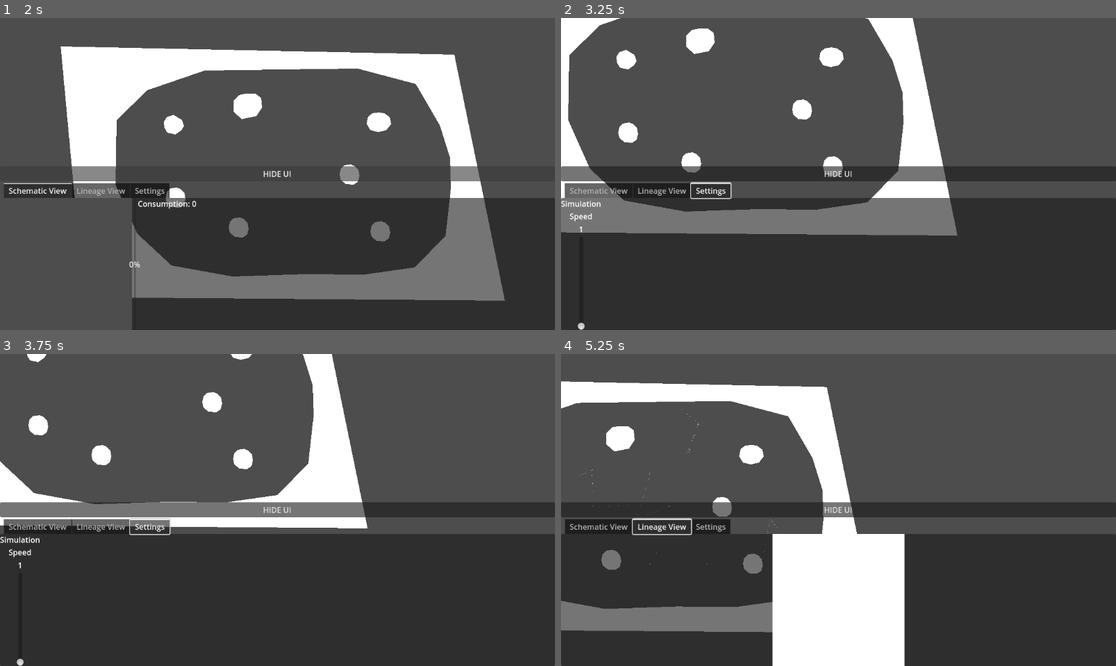
Above: before the commit, frames 1-4 (two rows, left to right).
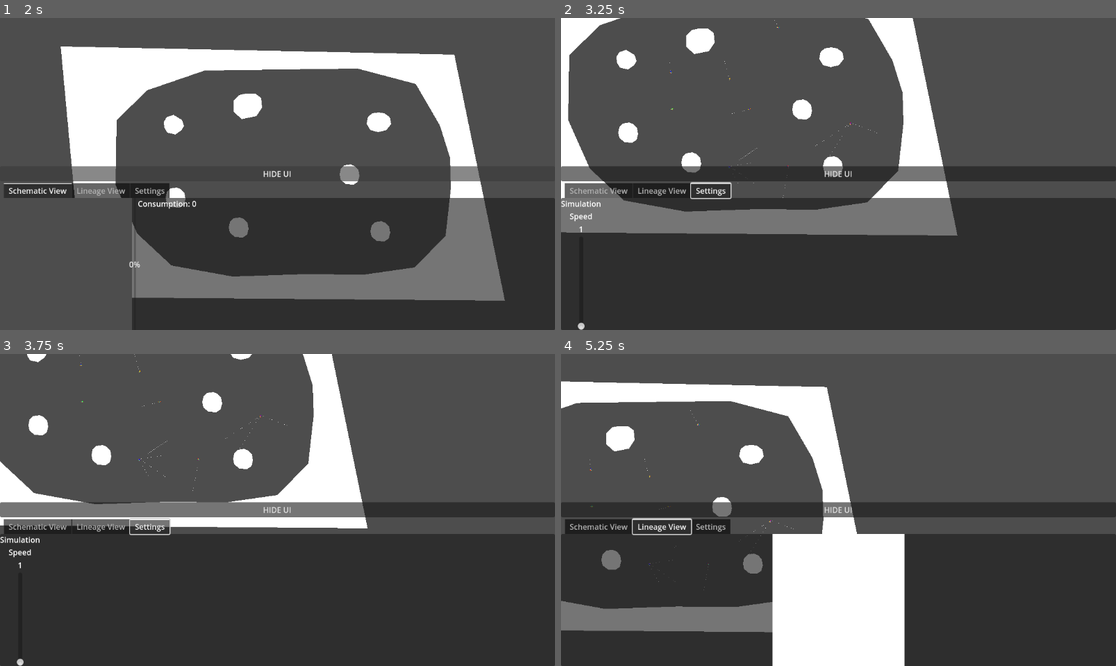
Above: after the commit, the same moments.

Repository: 06gusmog/EVOLUTIONATOR-4000
Game: Godot game, scene res://Misc/world.tscn
The game is run twice, just before and just after one commit, with the same random seed, the same clock (stepped at 60 frames per second) and the same inputs.
Inputs (mouse positions are in pixels of both pictures, inside the frame that each line leads up to):
- Up to frame 1 (2 s): click "HIDE UI" at 0.5 s; click "SHOW UI" at 1.25 s
- Up to frame 2 (3.25 s): tap Enter at 2 s; move the mouse to (960, 158) at 2.02 s; hold Right (right) 2.03-2.78 s; tap P (test input) at 2.1, 3.05 s; move the mouse to (727, 189) at 2.77 s; hold Down (down) from 2.78 s (still down); click (727, 189) at 2.85 s
- Up to frame 3 (3.75 s): move the mouse to (333, 441) at 3.52 s; release Down (down) at 3.53 s; hold Right (right) from 3.53 s (still down); tap P (test input) at 3.6 s
- Up to frame 4 (5.25 s): move the mouse to (810, 572) at 4.27 s; release Right (right) at 4.28 s; hold Up (up) 4.28-5.03 s; tap Shift (zoom_in) at 4.35 s; tap P (test input) at 4.55 s; move the mouse to (672, 559) at 5.02 s; hold Left (left) from 5.03 s (still down); tap Ctrl (zoom_out) at 5.1 s

Frame 1 is identical in both runs. In frame 2, less than 0.1% of the frame differs, in the area x 19-57%, y 0-58%; in frame 3, less than 0.1%; in frame 4, less than 0.1%, in the area x 3-42%, y 17-76%.
Error before the commit: Attempt to call function 'store_line' in base 'null instance' on a null instance. (res://Misc/SimulationHandler.gd:152)

Commit message:
final stretch

Diff:
--- a/Godot/Misc/Creature.gd
+++ b/Godot/Misc/Creature.gd
@@ -133,6 +133,9 @@
 		"pos_x": position.x,
 		"pos_y": position.y,
 		"rotation": rotation,
+		"vel_x": linear_velocity.x,
+		"vel_y": linear_velocity.y,
+		"vel_rotation": angular_velocity,
 		"energy": energy,
 		"cells": saved_cells,
 		"mass": mass,
@@ -154,6 +157,8 @@
 
 	position = Vector2(data['pos_x'], data['pos_y'])
 	rotation = data['rotation']
+	linear_velocity = Vector2(data['vel_x'], data['vel_y'])
+	angular_velocity = data['vel_rotation']
 	for cellID in data['cells']:
 		var cell_data = data['cells'][cellID]
 		var cell_base = load("res://Cell Types/Scenes/" + cell_data['type'])
--- a/Godot/Misc/SimulationHandler.gd
+++ b/Godot/Misc/SimulationHandler.gd
@@ -160,7 +160,7 @@
 		for RNA in loaded_DNA:
 			loaded_DNA[i]['Position'] = var_to_str(RNA['Position'])
 			i += 1
-		creature_tree_dict[creatureID] = loaded_DNA
+		creature_tree_dict[creatureID][4] = loaded_DNA
 	var tree_str = JSON.stringify(creature_tree_dict)
 	save_file.store_line(tree_str)
 
@@ -202,9 +202,10 @@
 		var loaded_DNA = creature[4]
 		var i = 0
 		for RNA in loaded_DNA:
+			print(str_to_var(RNA['Position']))
 			loaded_DNA[i]['Position'] = str_to_var(RNA['Position'])
 			i += 1
-		tree_dict[creatureID] = loaded_DNA
+		tree_dict[creatureID][4] = loaded_DNA
 	LineageLogger.creature_tree = tree_dict
 
 func _on_food_spawn_timer_timeout():
--- a/Godot/Misc/User Interface/UserInterface.gd
+++ b/Godot/Misc/User Interface/UserInterface.gd
@@ -46,8 +46,8 @@
 				background_clicked()
 
 	if Input.is_action_just_pressed('test input'):
-		world.save_game_2()
-		#world.load_game_2("res://savefiles/savegame21-27.txt")
+		#world.save_game_2()
+		world.load_game_2("res://savefiles/savegame15-52.txt")
 		#print('Saved!!')
 	#progress_bar.value = creature_selected.energy
 
Not shown, added: Godot/savefiles/savegame15-31.txt
Not shown, added: Godot/savefiles/savegame15-52.txt
